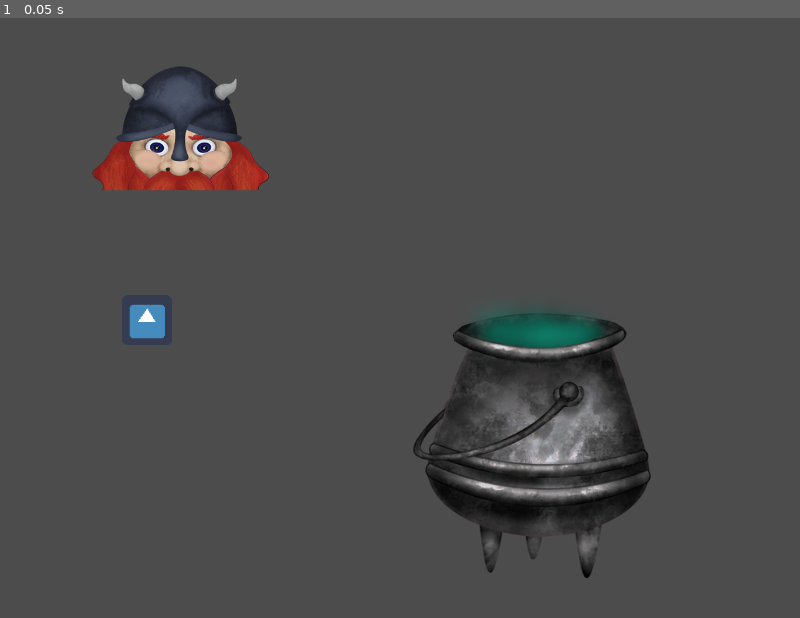
Above: before the commit, frame 1.
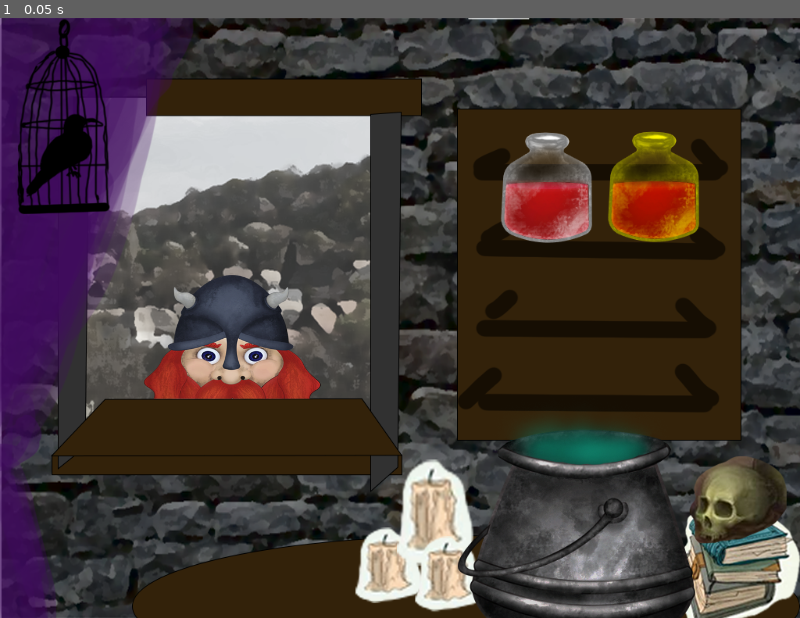
Above: after the commit, the same moment.

Repository: RobinRenggli/godotwildjam43
Game: Godot game, scene res://MainScene/MainScene.tscn
Same seed, same stepped clock (60 frames per second), same inputs: the game is played once before the commit and once after it. The engine's default icon, where the game draws it, is replaced by a stand-in: a white triangle on a blue panel in a dark square.
Inputs:
- Up to frame 1 (0.05 s): no input

The runs differ from the first frame. In frame 1, 77% of the frame differs, in the area x 0-100%, y 0-100%.

Commit message:
added placeholder background

Diff:
--- a/GodotProject/MainScene/MainScene.tscn
+++ b/GodotProject/MainScene/MainScene.tscn
@@ -1,14 +1,50 @@
-[gd_scene load_steps=3 format=2]
+[gd_scene load_steps=4 format=2]
 
 [ext_resource path="res://PotionMixing/PotionMixingUI.tscn" type="PackedScene" id=1]
 [ext_resource path="res://Heroes/Dwarf.png" type="Texture" id=2]
+[ext_resource path="res://MainScene/BGPlaceholder.png" type="Texture" id=3]
 
 [node name="MainScene" type="Node2D"]
-position = Vector2( -93, -11 )
+
+[node name="BgPlaceholder" type="Sprite" parent="."]
+position = Vector2( 512, 384 )
+texture = ExtResource( 3 )
+
+[node name="Dwarf" type="Sprite" parent="."]
+position = Vector2( 297, 408 )
+scale = Vector2( 0.75, 0.75 )
+texture = ExtResource( 2 )
 
 [node name="PotionMixingLayer" parent="." instance=ExtResource( 1 )]
 
-[node name="Dwarf" type="Sprite" parent="."]
-position = Vector2( 324, 152 )
-scale = Vector2( 0.75, 0.75 )
-texture = ExtResource( 2 )
+[node name="Cauldron" parent="PotionMixingLayer" index="1"]
+margin_left = 538.0
+margin_top = 483.0
+margin_right = 938.0
+margin_bottom = 883.0
+
+[node name="BullHeart" parent="PotionMixingLayer" index="2"]
+margin_left = 624.0
+margin_top = 142.0
+margin_right = 774.0
+margin_bottom = 292.0
+effects = {
+"health": 1
+}
+negative_effects = {
+"speed": -1
+}
+
+[node name="Snake Extract" parent="PotionMixingLayer" index="3"]
+margin_left = 761.0
+margin_top = 141.0
+margin_right = 911.0
+margin_bottom = 291.0
+effects = {
+"poison_resistance": 1
+}
+negative_effects = {
+"health": -1
+}
+
+[editable path="PotionMixingLayer"]
--- a/GodotProject/PotionMixing/PotionMixingUI.tscn
+++ b/GodotProject/PotionMixing/PotionMixingUI.tscn
@@ -1,8 +1,9 @@
-[gd_scene load_steps=4 format=2]
+[gd_scene load_steps=5 format=2]
 
-[ext_resource path="res://PotionMixing/Potions/Healing.tscn" type="PackedScene" id=1]
+[ext_resource path="res://PotionMixing/Potions/BullHeart.tscn" type="PackedScene" id=1]
 [ext_resource path="res://Util/DropConsumer.gd" type="Script" id=2]
 [ext_resource path="res://PotionMixing/Cauldron/Cauldron.tscn" type="PackedScene" id=3]
+[ext_resource path="res://PotionMixing/Potions/SnakeExtract.tscn" type="PackedScene" id=4]
 
 [node name="PotionMixingLayer" type="CanvasLayer"]
 
@@ -21,14 +22,26 @@
 margin_right = 545.0
 margin_bottom = 398.0
 
-[node name="Healing" parent="." instance=ExtResource( 1 )]
-margin_left = 156.0
-margin_top = 355.0
-margin_right = 220.0
-margin_bottom = 419.0
+[node name="BullHeart" parent="." instance=ExtResource( 1 )]
+margin_left = 246.0
+margin_top = 293.0
+margin_right = 396.0
+margin_bottom = 443.0
 effects = {
-"healing": 1
+"health": 1
 }
 negative_effects = {
 "speed": -1
 }
+
+[node name="Snake Extract" parent="." instance=ExtResource( 4 )]
+margin_left = 93.0
+margin_top = 292.0
+margin_right = 243.0
+margin_bottom = 442.0
+effects = {
+"poison_resistance": 1
+}
+negative_effects = {
+"health": -1
+}
--- a/GodotProject/PotionMixing/Potions/Healing.tscn
+++ b/GodotProject/PotionMixing/Potions/BullHeart.tscn
@@ -2,9 +2,12 @@
 
 [ext_resource path="res://PotionMixing/Potions/PotionTemplate.tscn" type="PackedScene" id=1]
 
-[node name="Healing" instance=ExtResource( 1 )]
+[node name="BullHeart" instance=ExtResource( 1 )]
+margin_right = 150.0
+margin_bottom = 150.0
+rect_min_size = Vector2( 150, 150 )
 effects = {
-"healing": 1
+"health": 1
 }
 negative_effects = {
 "speed": -1
--- a/GodotProject/PotionMixing/Potions/PotionTemplate.tscn
+++ b/GodotProject/PotionMixing/Potions/PotionTemplate.tscn
@@ -1,12 +1,13 @@
 [gd_scene load_steps=3 format=2]
 
-[ext_resource path="res://icon.png" type="Texture" id=1]
+[ext_resource path="res://PotionMixing/Potions/RedPotion.png" type="Texture" id=1]
 [ext_resource path="res://PotionMixing/Potions/Potion.gd" type="Script" id=2]
 
 [node name="Potion" type="TextureRect"]
-margin_right = 64.0
-margin_bottom = 64.0
-rect_min_size = Vector2( 64, 64 )
+margin_right = 150.0
+margin_bottom = 150.0
+rect_min_size = Vector2( 150, 150 )
+hint_tooltip = "Bull Heart"
 texture = ExtResource( 1 )
 expand = true
 script = ExtResource( 2 )
--- /dev/null
+++ b/GodotProject/PotionMixing/Potions/SnakeExtract.tscn
@@ -0,0 +1,16 @@
+[gd_scene load_steps=2 format=2]
+
+[ext_resource path="res://PotionMixing/Potions/PotionTemplate.tscn" type="PackedScene" id=1]
+
+[node name="Snake Extract" instance=ExtResource( 1 )]
+modulate = Color( 1, 0.964706, 0, 1 )
+margin_right = 150.0
+margin_bottom = 150.0
+rect_min_size = Vector2( 150, 150 )
+hint_tooltip = "Snake Extract"
+effects = {
+"poison_resistance": 1
+}
+negative_effects = {
+"health": -1
+}
Binary file added: GodotProject/MainScene/BGPlaceholder.png
Not shown, added: GodotProject/MainScene/BGPlaceholder.png.import
Binary file added: GodotProject/PotionMixing/Potions/RedPotion.png
Not shown, added: GodotProject/PotionMixing/Potions/RedPotion.png.import
